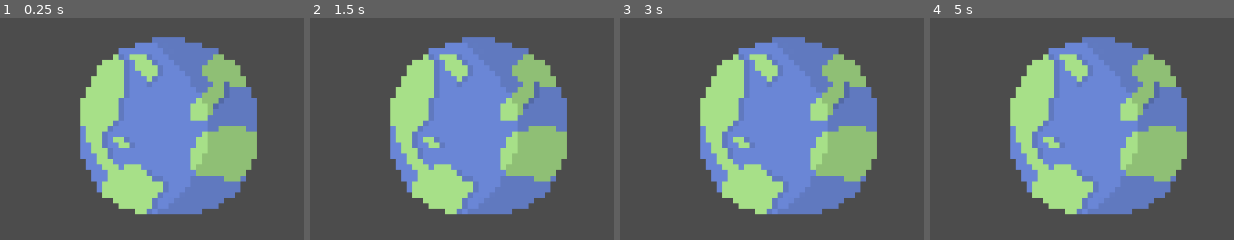
Above: before the commit, frames 1-4 (left to right).
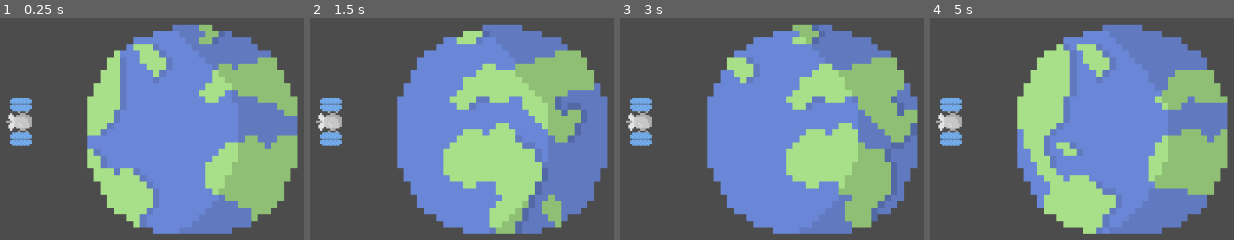
Above: after the commit, the same moments.

Repository: Liamx220/MiniJam76
Game: Godot game, scene res://Main.tscn
Same seed, same stepped clock (60 frames per second), same inputs: the game is played once before the commit and once after it. The project has no main scene, so this scene is started directly.
Inputs:
- Up to frame 1 (0.25 s): no input
- Up to frame 2 (1.5 s): no input
- Up to frame 3 (3 s): no input
- Up to frame 4 (5 s): no input

The runs differ from the first frame. In frame 1, 30% of the frame differs, in the area x 1-99%, y 3-98%; in frame 2, 43%; in frame 3, 38%; in frame 4, 33%.

Commit message:
Added satellite sprite + animated earth

Diff:
--- a/MiniJam76/MiniJam76/Main.tscn
+++ b/MiniJam76/MiniJam76/Main.tscn
@@ -1,11 +1,53 @@
-[gd_scene load_steps=2 format=2]
+[gd_scene load_steps=9 format=2]
 
 [ext_resource path="res://Sprites/earth.png" type="Texture" id=1]
+[ext_resource path="res://Sprites/satellite.png" type="Texture" id=2]
+
+[sub_resource type="AtlasTexture" id=6]
+atlas = ExtResource( 1 )
+region = Rect2( 0, 0, 34, 34 )
+
+[sub_resource type="AtlasTexture" id=7]
+atlas = ExtResource( 1 )
+region = Rect2( 34, 0, 34, 34 )
+
+[sub_resource type="AtlasTexture" id=8]
+atlas = ExtResource( 1 )
+region = Rect2( 68, 0, 34, 34 )
+
+[sub_resource type="AtlasTexture" id=9]
+atlas = ExtResource( 1 )
+region = Rect2( 102, 0, 34, 34 )
+
+[sub_resource type="SpriteFrames" id=5]
+animations = [ {
+"frames": [ SubResource( 6 ), SubResource( 7 ), SubResource( 8 ), SubResource( 9 ) ],
+"loop": true,
+"name": "default",
+"speed": 5.0
+} ]
+
+[sub_resource type="CircleShape2D" id=1]
 
 [node name="Node2D" type="Node2D"]
 
-[node name="earth" type="Sprite" parent="."]
-position = Vector2( 738.017, 303.735 )
-scale = Vector2( 7.08853, 7.08853 )
-texture = ExtResource( 1 )
-hframes = 2
+[node name="earth" type="StaticBody2D" parent="."]
+position = Vector2( 768.302, 307.956 )
+scale = Vector2( 8.39977, 8.39977 )
+
+[node name="AnimatedSprite" type="AnimatedSprite" parent="earth"]
+frames = SubResource( 5 )
+playing = true
+
+[node name="CollisionShape2D" type="CollisionShape2D" parent="earth"]
+visible = false
+scale = Vector2( 1.75, 1.75 )
+shape = SubResource( 1 )
+
+[node name="KinematicBody2D" type="KinematicBody2D" parent="."]
+
+[node name="Sprite" type="Sprite" parent="KinematicBody2D"]
+position = Vector2( 545.261, 299.739 )
+rotation = -1.5708
+scale = Vector2( 2.47744, 2.47744 )
+texture = ExtResource( 2 )
Binary file changed: MiniJam76/MiniJam76/Sprites/earth.png
Binary file added: MiniJam76/MiniJam76/Sprites/satellite.png
Not shown, added: MiniJam76/MiniJam76/Sprites/satellite.png.import
Not shown, changed: MiniJam76/MiniJam76/PSDs/earth.psd
Not shown, added: MiniJam76/MiniJam76/PSDs/satellite.psd
